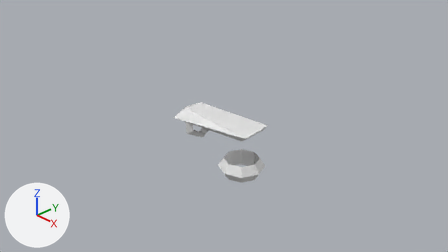
One commit to the Blender file wip/ready/sandal.blend: the scene before it, then after it.
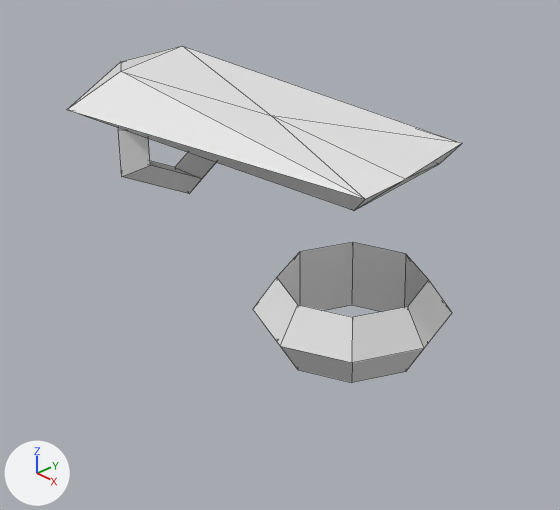
Each version is shown from the file's camera 'Camera', then close up on the part from 35% to 65% of the width and 36% to 85% of the height. Lighting does not change. The marker at lower left points along +X, +Y and +Z. The close-ups show mesh edges as thin lines.
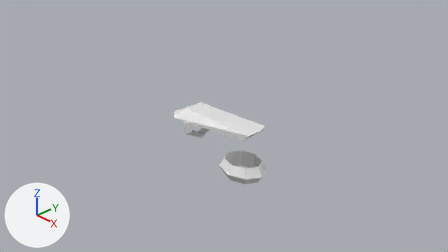
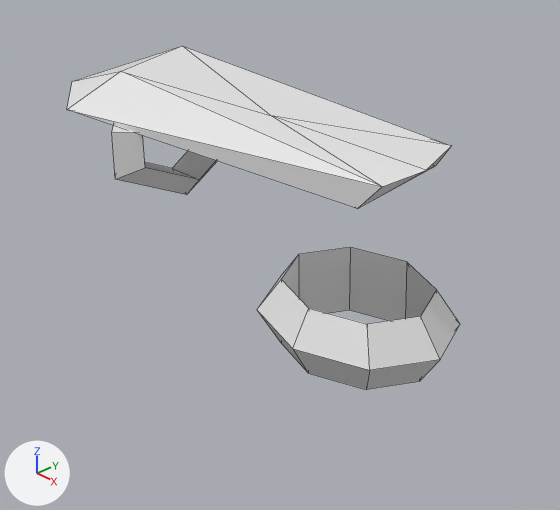
The edits, one by one:
me_icosphere has 12 vertices, 20 faces and spans x -1.16..0.81, y -0.41..0.4, z -0.27..0.24.
me_icosphere is used by ob_icosphere; location (0.0, 0.0, 0.0); scale (1.0, 1.0, 0.338).
Part 1, on me_icosphere:
Vertex 1 of me_icosphere moves from (0.65, -0.17, -0.23) at pixel (353, 210) to (0.64, -0.15, -0.23) at pixel (357, 208).
Vertex 3 of me_icosphere moves from (-1.16, 0.1, -0.27) at pixel (120, 61) to (-1.16, -0.2, -0.27) at pixel (72, 81).
Vertex 4 of me_icosphere moves from (-0.98, 0.36, -0.27) to (-0.9, 0.33, -0.26).
Vertex 5 of me_icosphere moves from (0.59, 0.4, -0.24) at pixel (439, 163) to (0.59, 0.37, -0.23) at pixel (435, 165).
Vertex 6 of me_icosphere moves from (0.79, -0.26, 0.19) at pixel (365, 199) to (0.77, -0.13, 0.19) at pixel (382, 186).
Vertex 9 of me_icosphere moves from (0.73, 0.38, 0.23) at pixel (462, 143) to (0.72, 0.33, 0.23) at pixel (451, 145).
Vertex 10 of me_icosphere moves from (0.81, -0.04, 0.24) at pixel (405, 179) to (0.81, 0.08, 0.25) at pixel (426, 170).
Object 'Torus' (ob_torus) moves from (-0.609, 0.0, -0.092) to (-0.609, -0.016, -0.092).
Object 'Torus' (ob_torus) is rescaled from (0.776, 0.793, 1.2) to (0.776, 0.835, 1.2).
Object 'Torus.001' (ob_torus_001) moves from (0.378, 0.098, -0.776) to (0.432, 0.08, -0.776).
Object 'Torus.001' (ob_torus_001) is rescaled from (0.783, 0.778, 2.08) to (0.881, 0.705, 2.08).

Changed parts and their boxes (x1, y1, x2, y2) in the close-ups (560 x 510 px):
'Icosphere', reshaped: before (67, 46, 462, 211); after (67, 46, 451, 208)
'Torus.001', moved, rescaled: before (253, 242, 452, 382); after (257, 247, 460, 390)
'Torus', moved, rescaled (6% wider): before (118, 128, 217, 194); after (112, 125, 217, 195)
